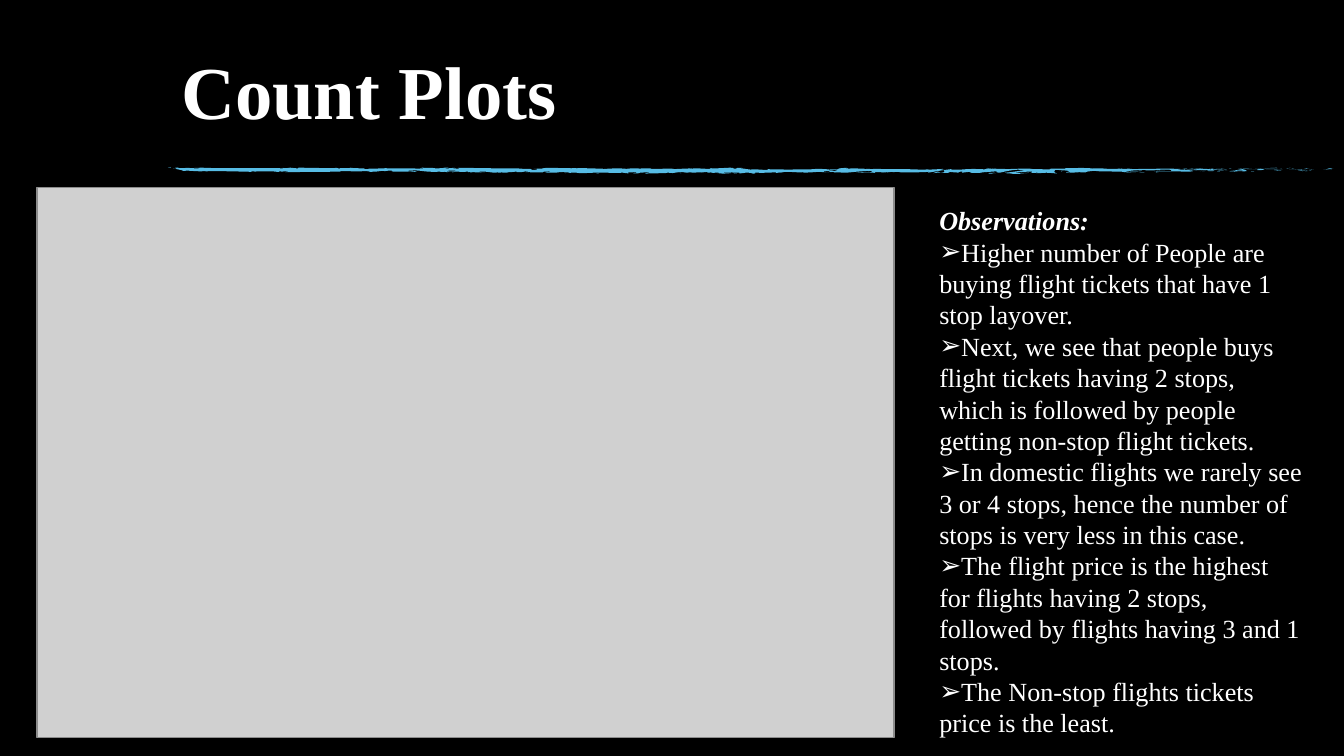
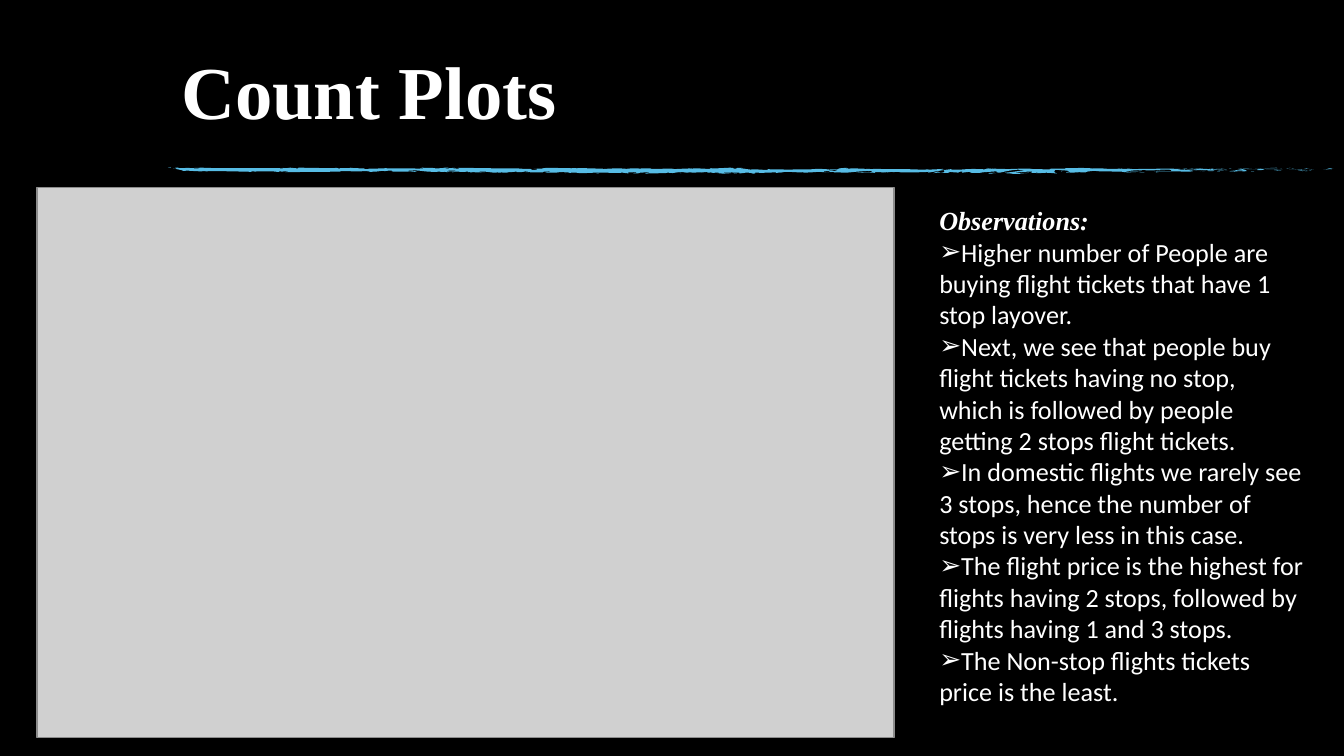
Before and after one commit to jessicapatel72/Internship---Projects, a slide deck: slide 14 of Flight Price Prediction Project/Flight Price Prediction.pptx. Drawn at 1344x756 pixels with LibreOffice and Linux fonts; fonts in the diff are those of the drawing; grey boxes stand for pictures; background and template pictures are left out. Boxes give left, top, right and bottom in pixels: in the first picture for what was removed or moved away, otherwise in the second. Text is boxed around its words. In the diff, an @@ line names an element or a change of style, - is before the commit and + after.

```diff
--- a/Flight Price Prediction Project/Flight Price Prediction.pptx
+++ b/Flight Price Prediction Project/Flight Price Prediction.pptx
@@ text at (939,244,1270,706): font Times New Roman to Calibri in "Higher number of People are buying flight ...", "The Non-stop flights tickets price is the ..." @@
@@ text at (939,338,1303,643): text changed; font Times New Roman to Calibri @@
-➢ Next, we see that people buys flight tickets having 2 stops, which is followed by people getting non-stop flight tickets.
-➢ In domestic flights we rarely see 3 or 4 stops, hence the number of stops is very less in this case.
-➢ The flight price is the highest for flights having 2 stops, followed by flights having 3 and 1 stops.
+➢ Next, we see that people buy flight tickets having no stop, which is followed by people getting 2 stops flight tickets.
+➢ In domestic flights we rarely see 3 stops, hence the number of stops is very less in this case.
+➢ The flight price is the highest for flights having 2 stops, followed by flights having 1 and 3 stops.
```
Also in this commit, not shown: 4 other slides changed.
